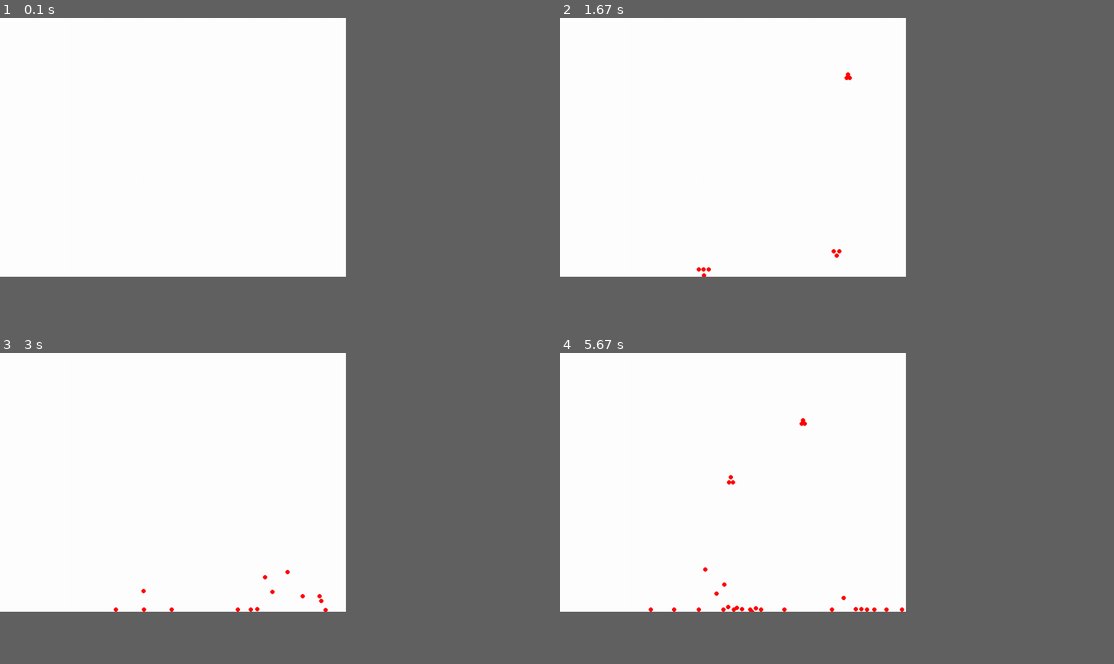
Above: before the commit, frames 1-4 (two rows, left to right).
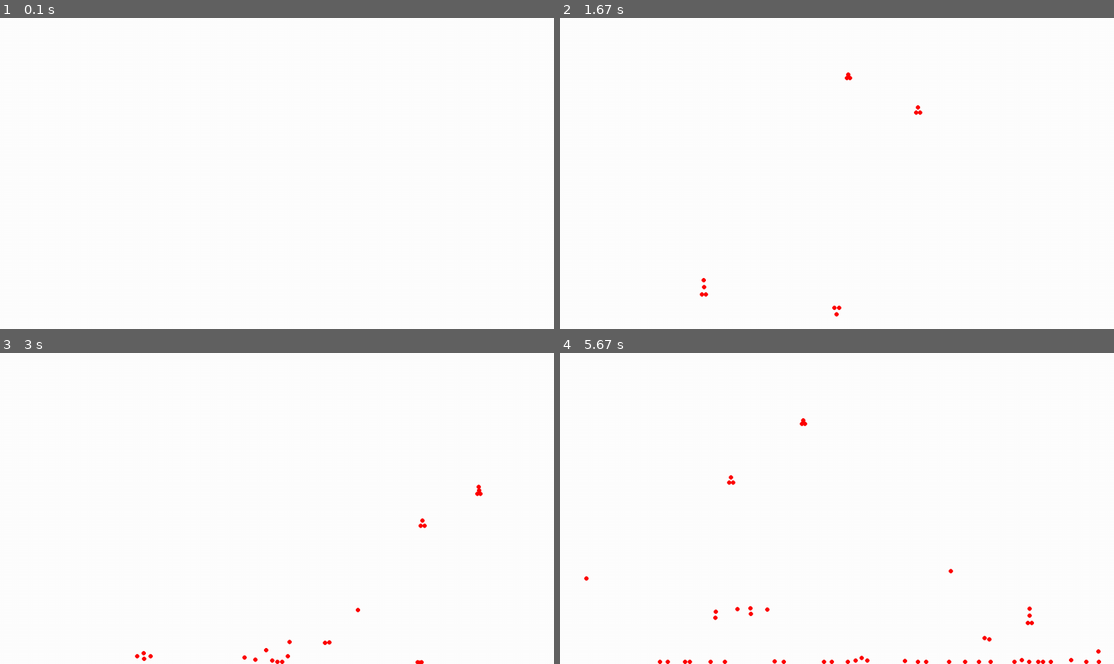
Above: after the commit, the same moments.

Repository: Filbert-code/Python-Pymunk-Vehicle-Simulator
Game: pygame game, started from Pymunk_Tests/ParticleSim.py
Two runs of this game, one before a commit and one after it. Both use one fixed random seed, a clock stepped at 60 frames per second and the inputs below.
Inputs (mouse positions are in pixels of both pictures, inside the frame that each line leads up to):
- Up to frame 1 (0.1 s): no input
- Up to frame 2 (1.67 s): click (837, 173) at 0.38 s; click (704, 176) at 0.72 s; click (920, 64) at 1.05 s; click (848, 67) at 1.38 s
- Up to frame 3 (3 s): click (282, 539) at 1.72 s; click (421, 558) at 2.05 s; click (421, 480) at 2.38 s; click (476, 483) at 2.72 s
- Up to frame 4 (5.67 s): click (1030, 570) at 3.05 s; click (859, 496) at 3.38 s; click (715, 452) at 3.72 s; click (986, 542) at 4.05 s; click (748, 405) at 4.38 s; click (1030, 505) at 4.72 s; click (731, 433) at 5.05 s; click (803, 415) at 5.38 s
In our replay, the window is 562x421 before the commit and 900x506 after it. These sizes can differ from the game's own. Grey fills any space a smaller window leaves; there, only what the larger window draws over its background counts as a difference.

The runs differ from the first frame. In frame 2, 0.2% of the frame differs, in the area x 24-66%, y 17-97%; in frame 3, 0.4%; in frame 4, 0.7%, in the area x 4-98%, y 20-100%.

Commit message:
Major update: implemented a menu system that allows the user to change the car and level as well as reset the current level.

Diff:
--- a/Pymunk_Tests/CarSim.py
+++ b/Pymunk_Tests/CarSim.py
@@ -3,9 +3,9 @@
 import math
 from RoadBuilder import RoadBuilder
 from ObstacleCourse import ObstacleCourse
-from Car import Car
 from Truck import Truck
 from Sportscar import Sportscar
+from Menu import Menu
 
 # Library imports
 import pygame as pg
@@ -20,7 +20,7 @@
         # initialize pygame
         pg.init()
         # create a surface to draw on
-        self._screen = pg.display.set_mode((constants.WIDTH + 2600, constants.HEIGHT))
+        self._screen = pg.display.set_mode((constants.WIDTH, constants.HEIGHT))
         self._clock = pg.time.Clock()
 
         # pymunk space
@@ -43,7 +43,6 @@
 
         # bodies of road segments
         self._static_segments = []
-        self._dyn_polys = []
         # {pygame_surface/image: ([vertices], [bodies]) --> can have multiple bodies with the same image
         # but number of bodies must match vertices
         self._polys = {}
@@ -52,19 +51,21 @@
         self._car_images_original = [pg.image.load("mr_car.png"), pg.transform.scale(wheel_image, (42, 42))]
 
         # SPAWN STUFF
-        # self._car = Truck(self._space, 200, 300)
-        # self._car.build()
-        self._car = Sportscar(self._space, 200, 350)
+        self._car = Sportscar(self._space, 200, 550)
         self._car.build()
+        self._active_car = 0  # index of active car: sportscar=0, truck=1
 
         # declare obstacle course
         self._obc = None
         self._create_obstacle_course()
-
-        # self._create_random_generated_road()
+        self._active_level = 0  # index of active level: obstacle course=0, mountain=1
+
+        # menu
+        self._btn_clicked = None  # array to keep track of which arrow button is pressed
+        self._menu = Menu(self._screen)
 
         # Execution control
-        self._running, self._pause, self._exit = 1, 0, -1
+        self._running, self._pause, self._exit, self._menu_state = 1, 2, 3, 4
         self._state = self._running
 
     def run(self):
@@ -86,10 +87,20 @@
                 # Delay fixed time between frames
                 self._clock.tick(50)
                 pg.display.set_caption("fps: " + str(self._clock.get_fps()))
+            # menu state
+            elif self._state == self._menu_state:
+                self._process_events()
+                self._clear_screen()
+                self._draw()
+                self._menu.draw_menu(self._btn_clicked)
+                pg.display.flip()
+                # Delay fixed time between frames
+                self._clock.tick(50)
+                pg.display.set_caption("fps: " + str(self._clock.get_fps()))
             # paused state
             elif self._state == self._pause:
                 self._process_events()
-                self._screen.blit(pause_text, (constants.WIDTH/2, constants.HEIGHT/2))
+                self._screen.blit(pause_text, (constants.WIDTH / 2 - 32, constants.HEIGHT / 2 - 16))
                 pg.display.flip()
                 self._clock.tick(50)
                 pg.display.set_caption("fps: " + str(self._clock.get_fps()))
@@ -125,10 +136,10 @@
         draws pygame objects/shapes
         :return:
         """
-        self._space.debug_draw(self._draw_options)
-        # self._draw_road()
-        # self._draw_polys()
-        # self._draw_car()
+        # self._space.debug_draw(self._draw_options)
+        self._draw_road()
+        self._draw_polys()
+        self._draw_car()
 
     def _process_time(self):
         """
@@ -146,12 +157,25 @@
         for event in pg.event.get():
             if event.type == pg.QUIT:
                 self._state = self._exit
-            elif event.type == pg.KEYDOWN and event.key == pg.K_ESCAPE and self._state:
-                self._state = self._pause
-            elif event.type == pg.KEYDOWN and event.key == pg.K_ESCAPE and not self._state:
-                self._state = self._running
-            elif event.type == pg.KEYDOWN and event.key == pg.K_r:
-                self._space.remove(self._obc.spring_trap_pin)
+            # game state event handler
+            if self._state == self._running or self._state == self._pause:
+                if event.type == pg.KEYDOWN and event.key == pg.K_ESCAPE and self._state == self._running:
+                    self._state = self._pause
+                elif event.type == pg.KEYDOWN and event.key == pg.K_ESCAPE and self._state == self._pause:
+                    self._state = self._running
+                elif event.type == pg.KEYDOWN and event.key == pg.K_m:
+                    self._state = self._menu_state
+                elif event.type == pg.KEYDOWN and event.key == pg.K_r:
+                    self._space.remove(self._obc.spring_trap_pin)
+            # menu event handler
+            elif self._state == self._menu_state:
+                if event.type == pg.KEYDOWN and event.key == pg.K_m:
+                    self._state = self._running
+                elif event.type == pg.MOUSEBUTTONDOWN:
+                    self._menu_button_event()
+                elif event.type == pg.MOUSEBUTTONUP:
+                    self._menu.selection_updated = 0
+                    self._btn_clicked = None
 
     def _clear_screen(self):
         """
@@ -159,6 +183,78 @@
         :return: None
         """
         self._screen.fill(pg.Color("turquoise"))
+
+    def _menu_button_event(self):
+        self._menu.mouse_button_down = 1
+        x, y = pg.mouse.get_pos()
+        # top_left, top_right, bot_left, bot_right
+        button_positions = self._menu.btn_positions
+        # using two hit-boxes to check if an arrow button was clicked
+        for btn_num, button in enumerate(button_positions):
+            centerx, centery = button
+            # checking if user pressed the Apply or Reset buttons
+            # reset button
+            if btn_num == 4:
+                if centerx - 50 <= x <= centerx + 50 and centery - 50 <= y <= centery + 50:
+                    self._btn_clicked = [1 if i == btn_num else 0 for i in range(6)]
+                    self._reset_button_pressed()
+                    break
+            # apply button
+            elif btn_num == 5:
+                if centerx - 50 <= x <= centerx + 50 and centery - 50 <= y <= centery + 50:
+                    self._btn_clicked = [1 if i == btn_num else 0 for i in range(6)]
+                    self._apply_button_pressed()
+                    break
+            # checking if arrow buttons are pressed
+            if centerx - 16 <= x <= centerx + 10 and centery - 15 <= y <= centery + 15 or \
+                    centerx + 10 <= x <= centerx + 19 and centery - 18 <= y <= centery + 18:
+                # an array of zeros and a one, the one integer indicates which button is pressed
+                self._btn_clicked = [1 if i == btn_num else 0 for i in range(6)]
+                break
+
+    def _reset_button_pressed(self):
+        """
+        Delete all objects in Space and create new instances of the current car and current
+        level. This is triggered when the user presses the reset button in the menu.
+        :return:
+        """
+        self._static_segments = []
+        self._polys = {}
+        self._space = pm.Space()
+        self._space.gravity = (0, 981.0)
+        if self._menu.current_car == 0:
+            self._car = Sportscar(self._space, 200, 550)
+            self._active_car = 0
+        else:
+            self._car = Truck(self._space, 200, 550)
+            self._active_car = 1
+        self._car.build()
+        if self._menu.current_level == 0:
+            self._create_obstacle_course()
+            self._active_level = 0
+        else:
+            self._create_random_generated_road()
+            self._active_level = 1
+
+    def _apply_button_pressed(self):
+        """
+        Delete all objects in Space and create new instances of the selected car and selected
+        level. This is triggered when the user presses the apply button in the menu.
+        :return:
+        """
+        self._static_segments = []
+        self._polys = {}
+        self._space = pm.Space()
+        self._space.gravity = (0, 981.0)
+        if self._active_car == 0:
+            self._car = Sportscar(self._space, 200, 550)
+        else:
+            self._car = Truck(self._space, 200, 550)
+        self._car.build()
+        if self._active_level == 0:
+            self._create_obstacle_course()
+        else:
+            self._create_random_generated_road()
 
     def _draw_road(self):
         """
@@ -191,12 +287,8 @@
         # grab loaded image
         image = pg.transform.rotate(self._car.image, car_body_rot)
         car_body_rect = image.get_rect(center=image.get_rect(center=car_body_center).center)
-        # car_body_rect.centerx -= offset
-        # car_body_rect.centery -= offset
-        # shift the x-pos of the body by (x-cord of the car body) - 400
         if car_body_rect.centerx > 400:
             car_body_rect.centerx = 400
-
         # draw the car body onto the screen
         self._screen.blit(image, car_body_rect)
         # drawing front and back wheels
@@ -214,7 +306,6 @@
     def _draw_polys(self):
         """
         Blitting the dynamic objects of levels
-        :param bodies: pymunk bodies
         :return: None
         """
         car_centerx = self._car.body.position[0]
--- /dev/null
+++ b/Pymunk_Tests/Menu.py
@@ -0,0 +1,130 @@
+import pygame as pg
+import constants
+
+menu_overlay = pg.image.load("images/menu_images/menu.png")
+right_btn_pressed = pg.image.load("images/menu_images/right_pressed_arrow.png")
+left_btn_pressed = pg.image.load("images/menu_images/left_pressed_arrow.png")
+sportscar = pg.image.load("images/menu_images/sportscar.png")
+truck = pg.image.load("images/menu_images/truck.png")
+apply_changes_btn = pg.image.load("images/menu_images/apply_changes_btn.png")
+apply_changes_btn_pressed = pg.image.load("images/menu_images/apply_changes_btn_pressed.png")
+reset_btn = pg.image.load("images/menu_images/reset_btn.png")
+reset_btn_pressed = pg.image.load("images/menu_images/reset_btn_pressed.png")
+
+
+# car ==> [sportscar, truck] ==> (1, 0) or (0, 1)
+# level ==> [obs. course, mountain] ==> (1, 0) or (0, 1)
+# btn_pressed ==> [0, 0, 1, 0] means bottom left button is pressed.
+
+def draw_text(text, font='Consolas', font_size=32, color=(255, 255, 255)):
+    return pg.font.SysFont(font, font_size).render(text, True, color)
+
+class Menu:
+    def __init__(self, screen):
+        self._screen = screen
+        # center coordinates of each button: top-left, top-right, bot-left, bot-right
+        self.btn_positions = [(453, 138), (832, 139), (453, 280), (832, 280), (703, 436), (573, 436)]
+        self.btn_blit_coords = self.get_btn_blit_coords()
+        self._car_images = [sportscar, truck]
+        self._level_names = ['Big Jump', 'Mountain']
+        self.current_car = 0
+        self.current_level = 0
+        self.selection_updated = 0
+        self._apply_changes_text = draw_text("APPLY", font_size=30, color=(0, 0, 0))
+        self._reset_text = draw_text("RESET", font_size=30, color=(0, 0, 0))
+
+    def draw_menu(self, btn_pressed):
+        """
+        Draws the menu interface
+        :param btn_pressed: an array of integers, mostly zeros with one one ex: [0, 0, 1, 0]
+        :return: None
+        """
+        self._screen.blit(menu_overlay, (constants.WIDTH / 2 - 250, 0))
+        self._screen.blit(self._car_images[self.current_car], (517, 100))
+        # pg.draw.rect(self._screen, (0, 255, 255), [600, 386, 100, 100])
+        self._screen.blit(apply_changes_btn, (643, 376))
+        self._screen.blit(self._apply_changes_text, (661, 420))
+        self._screen.blit(reset_btn, (513, 376))
+        self._screen.blit(self._reset_text, (531, 420))
+        level = draw_text(self._level_names[self.current_level], font_size=50)
+        self._screen.blit(level, (535, 262))
+        if btn_pressed:
+            btn_ind = btn_pressed.index(1)
+            if btn_ind == 0:
+                # top-left button was pressed
+                self._screen.blit(left_btn_pressed, self.btn_blit_coords[btn_ind])
+                if not self.selection_updated:
+                    self.update_car_selection(0)
+                    self.selection_updated = 1
+            elif btn_ind == 1:
+                self._screen.blit(right_btn_pressed, self.btn_blit_coords[btn_ind])
+                if not self.selection_updated:
+                    self.update_car_selection(1)
+                    self.selection_updated = 1
+            elif btn_ind == 2:
+                # one of the right arrows was pressed
+                self._screen.blit(left_btn_pressed, self.btn_blit_coords[btn_ind])
+                if not self.selection_updated:
+                    self.update_level_selection(0)
+                    self.selection_updated = 1
+            elif btn_ind == 3:
+                self._screen.blit(right_btn_pressed, self.btn_blit_coords[btn_ind])
+                if not self.selection_updated:
+                    self.update_level_selection(1)
+                    self.selection_updated = 1
+            elif btn_ind == 4:
+                x, y = self.btn_blit_coords[btn_ind]
+                self._screen.blit(apply_changes_btn_pressed, (x-35, y-35))
+                self._screen.blit(self._apply_changes_text, (661, 420))
+            else:
+                x, y = self.btn_blit_coords[btn_ind]
+                self._screen.blit(reset_btn_pressed, (x-35, y-35))
+                self._screen.blit(self._reset_text, (531, 420))
+
+    def get_btn_blit_coords(self):
+        """
+        A function to convert the center coordinates of the arrow buttons to
+        to-left coordinates to blit the images onto the screen
+        :return:
+        """
+        offset = right_btn_pressed.get_width() / 2
+        new_coords = []
+        for coord in self.btn_positions:
+            new_coord = (coord[0] - offset, coord[1] - offset)
+            new_coords.append(new_coord)
+        return new_coords
+
+    def update_car_selection(self, direction):
+        """
+        Updates the current car selected (which will be shown
+        when the menu is opened by the player. Also updates the selected items
+        when the user clicks the arrow buttons.
+        :return: None
+        """
+        if direction:
+            # move to the next item to the right
+            self.current_car += 1
+            if self.current_car > len(self._car_images)-1:
+                self.current_car = 0
+        else:
+            # move to the next item to the left
+            self.current_car -= 1
+            if self.current_car < 0:
+                self.current_car = len(self._car_images)-1
+
+    def update_level_selection(self, direction):
+        """
+        Updates the current level selected (which will be shown
+        when the menu is opened by the player.
+        :return: None
+        """
+        if direction:
+            # move to the next item to the right
+            self.current_level += 1
+            if self.current_level > len(self._level_names)-1:
+                self.current_level = 0
+        else:
+            # move to the next item to the left
+            self.current_level -= 1
+            if self.current_level < 0:
+                self.current_level = len(self._level_names)-1
--- a/Pymunk_Tests/ObstacleCourse.py
+++ b/Pymunk_Tests/ObstacleCourse.py
@@ -49,14 +49,13 @@
         self.polys[image1] = list_of_bodies
         self.polys[image2] = [b]
 
-
     def _spring_trap(self):
         # create the spring body
         mass = 500
         width, length = 250, 10
-        body, shape = self._c.create_poly(mass, 800, 595, width, length)
+        body, shape = self._c.create_poly(mass, 800, 715, width, length)
         # create the springs
-        x, y = (800, 600)
+        x, y = (800, 720)
         strength = 200000
         rest_length = 100
         spring_1 = pm.constraints.DampedSpring(body, self._road_body, (0, 0), (x, y + 20), rest_length, strength, 1)
--- a/Pymunk_Tests/Testing.py
+++ b/Pymunk_Tests/Testing.py
@@ -2,11 +2,10 @@
 import pymunk as pm
 
 if __name__ == "__main__":
-    image = pg.image.load("images/box_fort_img.png")
-    vertices = [(-95, -16), (-110, -16), (-113, 26), (-95, 30)]
-    bodies = [pm.Body(pm.Body.STATIC), pm.Body(pm.Body.STATIC)]
-    d = {}
-    d[image] = (vertices, bodies)
-
-    for key in d.keys():
-        print(d[key])
+    btn = 3
+    arr = [1, 0, 0, 0, 0, 0]
+    num = arr.index(1)
+    arr = [1 if i == num-1 else 0 for i in range(6)]
+    if arr.count(1) == 0:
+        arr = [0, 0, 0, 0, 0, 1]
+    print(arr)
--- a/Pymunk_Tests/Truck.py
+++ b/Pymunk_Tests/Truck.py
@@ -48,8 +48,8 @@
         self._space.add(truck_shape_6)
 
         # mass, x_pos, y_pos, radius, elasticity=0.3, friction=0.9
-        back_wheel, shape = self._create_wheel(200, self.x_pos - 79, self.y_pos + 25, 21)
-        front_wheel, shape = self._create_wheel(200, self.x_pos + 74, self.y_pos + 25, 21)
+        back_wheel, shape = self._create_wheel(200, self.x_pos - 79, self.y_pos + 48, 21)
+        front_wheel, shape = self._create_wheel(200, self.x_pos + 74, self.y_pos + 48, 21)
         self.wheels.append(back_wheel)
         self.wheels.append(front_wheel)
         self.create_wheel_contraints(self.body, back_wheel, front_wheel)
--- a/Pymunk_Tests/constants.py
+++ b/Pymunk_Tests/constants.py
@@ -1,6 +1,6 @@
 import os
 
-WIDTH, HEIGHT = 800, 600
+WIDTH, HEIGHT = 1280, 720
 
 BLACK = 0, 0, 0
 BLUE = 0, 150, 0
